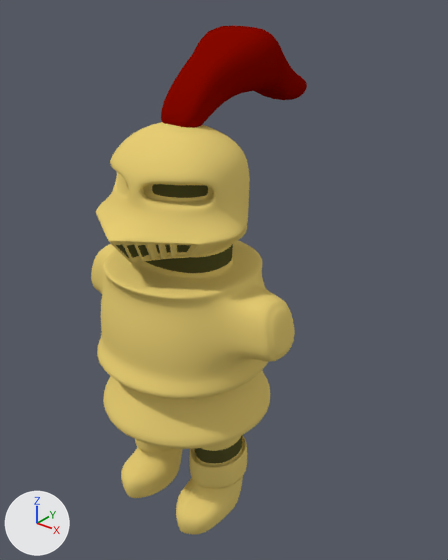
What one commit did to the Blender file Super Nova Dragon (3d)/Assets/SND/SND_Models/knight.blend.
Both versions are drawn from a camera (50 mm lens) standing at (3.55, -3.84, 2.97) and looking at (0.07, 0.52, 0.27). Arrows for +X, +Y and +Z are at lower left; the lights stay in place.
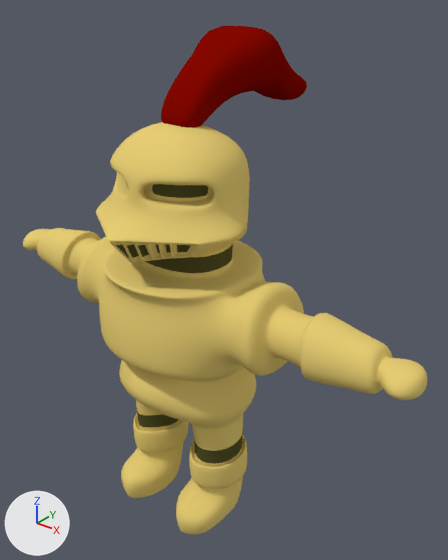
What differs and where, as boxes [x1, y1, x2, y2] in the pictures (448 x 560 px; the box of a moved part takes in the faces that stretch with it):
'Sphere', reshaped (98% wider)
    before: [91, 122, 295, 535]
    after: [23, 122, 427, 535]
part 1 of me_sphere, built on
    before: [91, 244, 295, 449]
    after: [23, 228, 427, 428]
part 2 of me_sphere, moved or reshaped
    before: [135, 435, 247, 487]
    after: [133, 413, 247, 487]

The change, as a list of edits to the scene's bpy script:
```text
Change me_sphere:
    used by ob_sphere; location = (0.0, 0.0, 0.0); scale = (1.0, 0.9, 1.0)
    verts and faces of me_sphere; kept vertices keep their numbers, new ones are numbered from 379
    before: 18 (0.48, 0.39, -1.25), 26 (0.32, 0.43, -1.2), 296 (0.69, 0.2, -1.24), 297 (0.69, -0.2, -1.24), 298 (0.48, -0.39, -1.25)
    before: 299 (0.32, -0.43, -1.2)
    remove me_sphere.from_pydata(...)  # 379 vertices, 354 faces; spans x 0.0..1.16, y -1.15..1.15, z -2.07..1.95
    add me_sphere.from_pydata(...)  # 427 vertices, 402 faces; spans x 0.0..2.36, y -0.97..0.94, z -2.07..1.95
    me_sphere part 1
    2 faces are deleted
    30 vertices move from x 0.0..1.14, y -1.15..1.15, z -0.89..0.58 to x 0.0..1.14, y -0.9..0.9, z -0.66..0.75
    42 vertices are added at x 1.31..2.36, y -0.4..0.4, z -0.02..0.61
    6 new vertices lie (0.16, 0.0, 0.0) away from vertices in x 1.82..1.89, y -0.26..0.26, z 0.09..0.5
    50 new faces join them, mat_material_001 (yellow #e7ce75)
    me_sphere part 2
    add for i in [18, 296, 297, 298]: verts[i] += (0.0, 0.0, 0.01)
    add verts[26] = (0.32, 0.43, -1.22)  # moved
    add verts[299] = (0.32, -0.43, -1.22)  # moved
```
